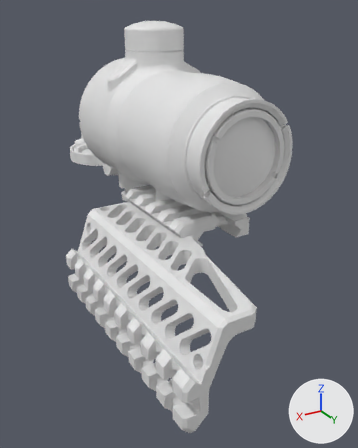
What one commit did to the Blender file wank folder/idkakstuff.blend.
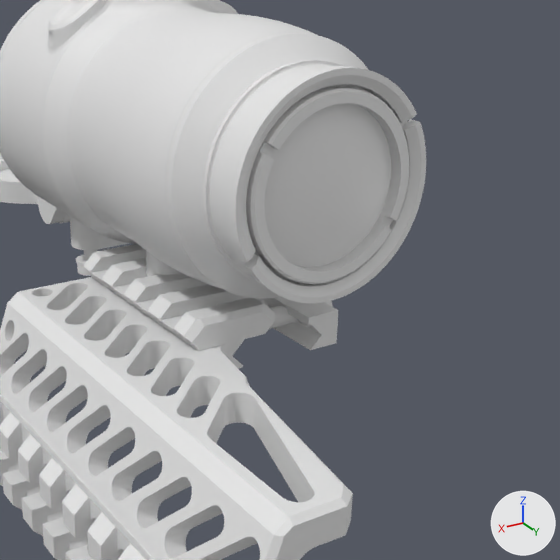
There are two pictures of each version: one whole from a 50 mm lens placed at (0.1084, 0.1775, 0.0806), pointed at (0.0012, -0.0011, -0.0087), one close up on the part from 24% to 100% of the width and 15% to 76% of the height. The lights are fixed; the arrows at lower right show +X, +Y and +Z. The first two pictures are the older version.

In view in the first close-up: 'mount_all_zenit_b12_LOD0_0', 'scope_base_npz_1p78_1_28x24_LOD0_0'.
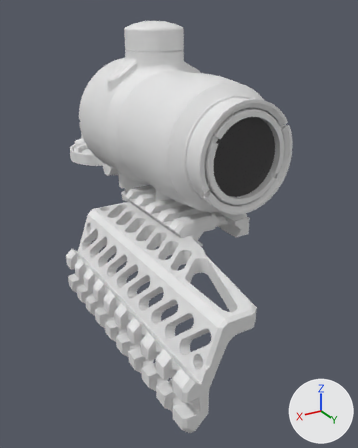
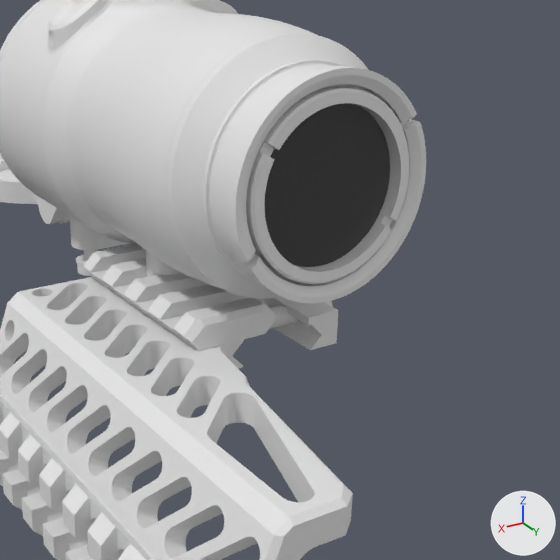
Location of each change, (x1, y1, x2, y2) in pixels of the close-ups (560 x 560 px):
part 1 of me_scope_base_npz_1p78_1_2_8x24_lod0_0, cut back: before (265, 121, 380, 267); after (265, 103, 390, 267)

The change, as a diff of the scene's bpy script:
```diff
--- a/wank folder/idkakstuff.blend.py
+++ b/wank folder/idkakstuff.blend.py
@@ mat_rtglass @@
+mat_rtglass = principled_material('rtglass')
+mat_rtglass.base_color = (0.00424, 0.00148, 0.00395)  # black #0e050d
+mat_rtglass.metallic = 1.0
+mat_rtglass.roughness = 0.0
+mat_rtglass.alpha = 0.795
@@ me_scope_base_npz_1p78_1_2_8x24_lod0_0 @@
 # used by ob_scope_base_npz_1p78_1_28x24_lod0_0; location = (0.0, 0.0, 0.0)
-me_scope_base_npz_1p78_1_2_8x24_lod0_0.from_pydata(...)  # 10475 vertices, 11156 faces; spans x -0.044..0.028, y -0.116..0.044, z -0.007..0.077
+me_scope_base_npz_1p78_1_2_8x24_lod0_0.from_pydata(...)  # 10699 vertices, 11349 faces; spans x -0.044..0.028, y -0.116..0.044, z -0.007..0.077
+# me_scope_base_npz_1p78_1_2_8x24_lod0_0 part 1: 23 vertices moved from x -0.012..0.012, y 0.042..0.044, z 0.021..0.045 to x -0.012..0.012, y 0.041, z 0.021..0.045; 224 vertices added at x -0.015..0.015, y 0.041..0.043, z 0.018..0.048
 me_scope_base_npz_1p78_1_2_8x24_lod0_0.materials.append(mat_scope_base_npz_1p78_1_28x24_lod0)
 me_scope_base_npz_1p78_1_2_8x24_lod0_0.materials.append(mat_rt)
+me_scope_base_npz_1p78_1_2_8x24_lod0_0.materials.append(mat_rtglass)  # black #0e050d
```
